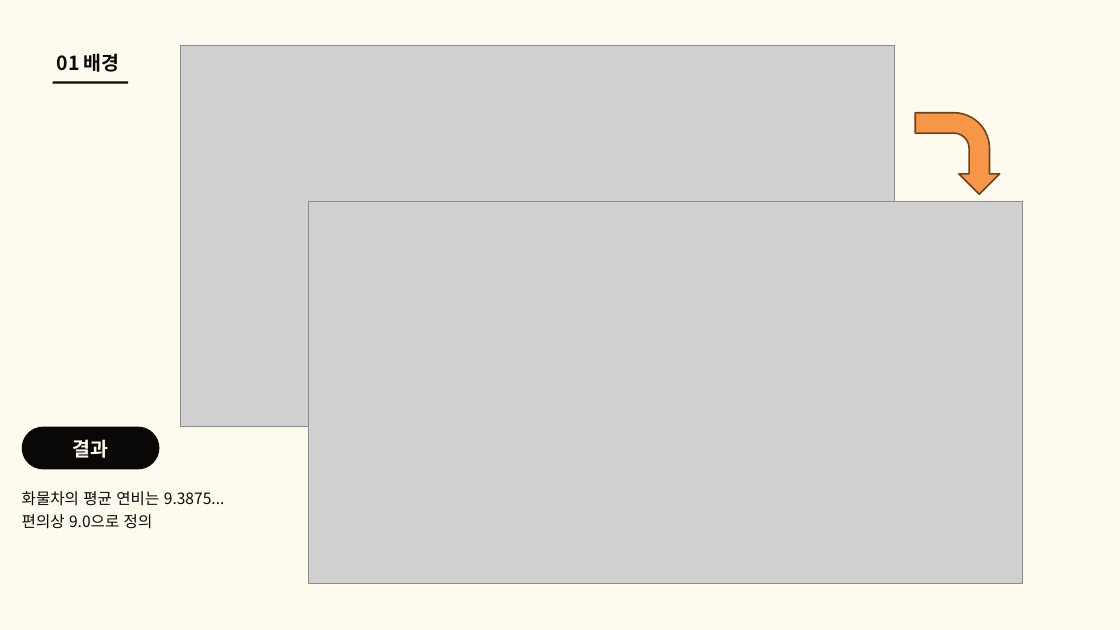
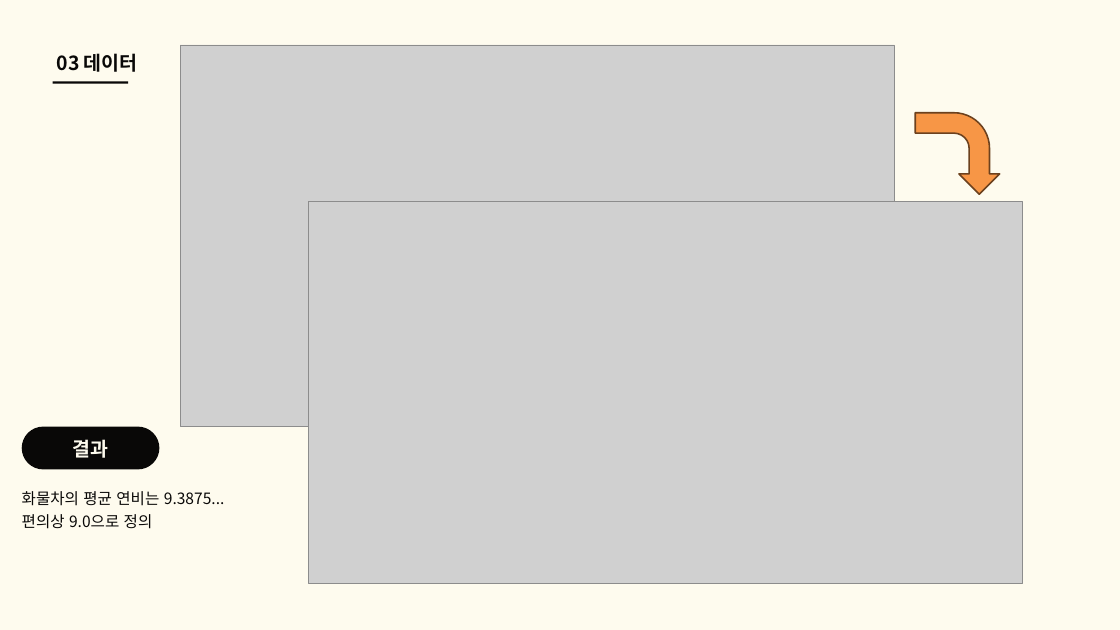
Before and after one commit to good-thing/CargoDriver, a slide deck: slide 5 of 알고리즘 3팀 화물차 알고리즘.pptx (slide 6 before the commit). Drawn at 1120x630 pixels with LibreOffice and Linux fonts; fonts in the diff are those of the drawing; grey boxes stand for pictures. Boxes give left, top, right and bottom in pixels: in the first picture for what was removed or moved away, otherwise in the second. Text is boxed around its words. In the diff, an @@ line names an element or a change of style, - is before the commit and + after.

```diff
--- a/알고리즘 3팀 화물차 알고리즘.pptx
+++ b/알고리즘 3팀 화물차 알고리즘.pptx
@@ text at [57, 53, 138, 72]: text changed @@
-01 배경
+03 데이터
```
Also in this commit, not shown: 2 other slides changed, 14 slides added, 13 slides removed, 22 other files.
